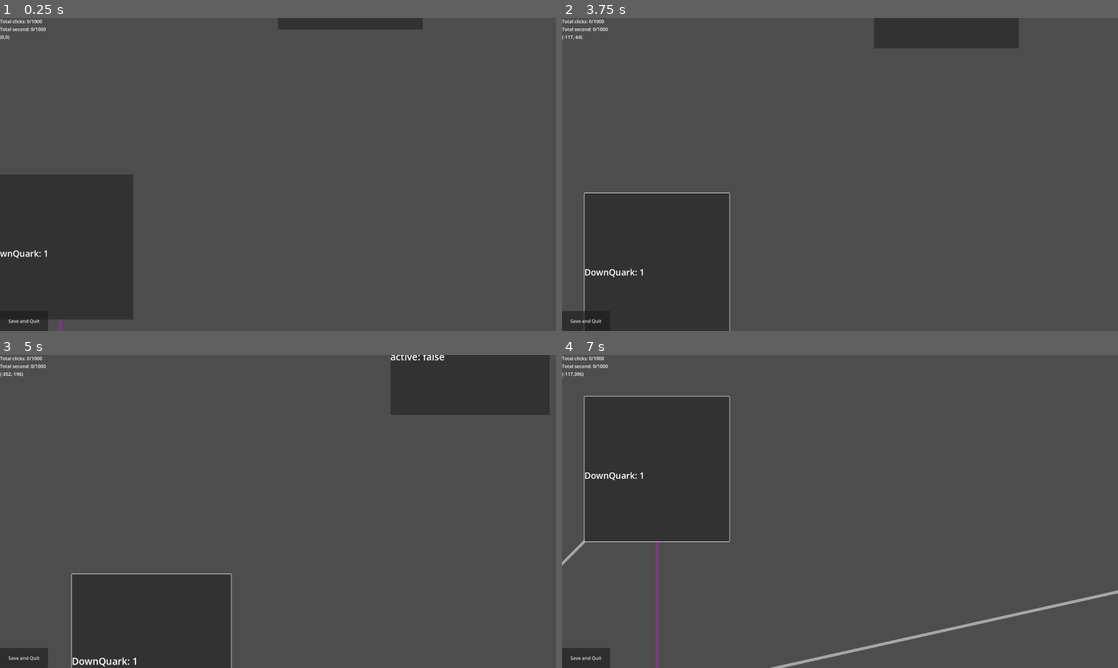
Above: before the commit, frames 1-4 (two rows, left to right).
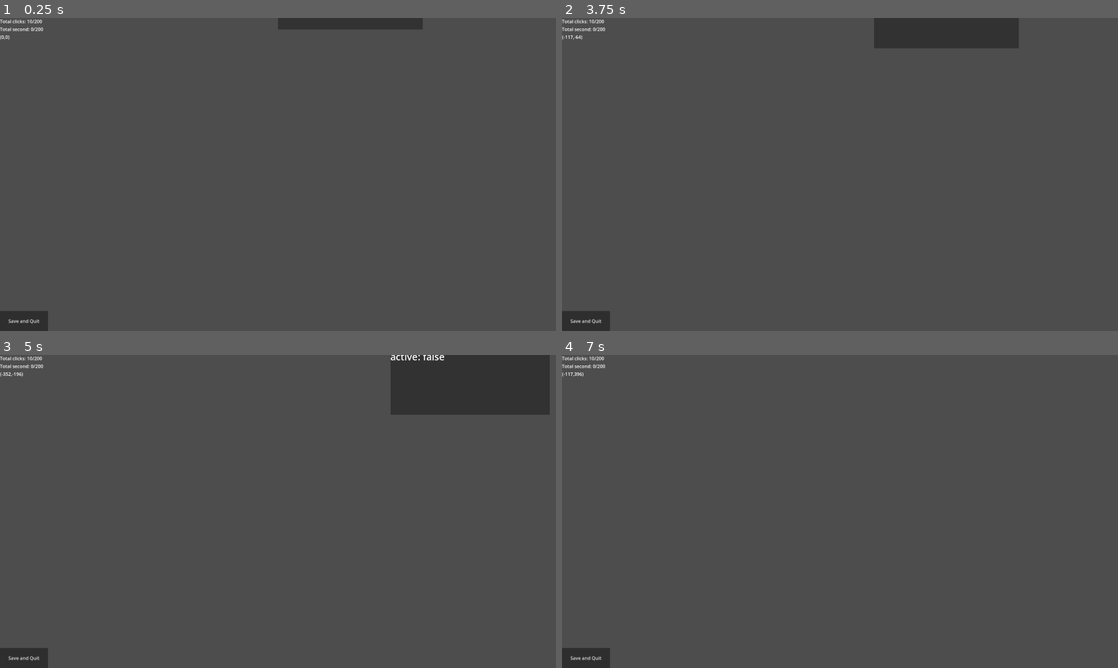
Above: after the commit, the same moments.

Repository: WilliamAHoffman/EmergentUniverse
Game: Godot game, scene res://scenes/root.tscn
Same seed, same stepped clock (60 frames per second), same inputs: the game is played once before the commit and once after it. The engine's default icon, where the game draws it, is replaced by a stand-in: a white triangle on a blue panel in a dark square.
Inputs (mouse positions are in pixels of both pictures, inside the frame that each line leads up to):
- Up to frame 1 (0.25 s): no input
- Up to frame 2 (3.75 s): click (623, 246) at 0.52 s; click (623, 246) at 1.27 s; click (623, 246) at 2.02 s; tap Enter at 2.75 s; move the mouse to (962, 158) at 2.77 s; click (962, 158) at 2.85 s; tap Space at 3.5 s; drag from (728, 190) to (812, 237) at 3.52 s
- Up to frame 3 (5 s): tap Enter at 4.25 s; move the mouse to (333, 442) at 4.27 s; tap Mouse wheel up (wheel_up) at 4.35 s; click (333, 442) at 4.42 s
- Up to frame 4 (7 s): tap Space at 5, 6.5 s; drag from (812, 574) to (673, 464) at 5.02 s; tap Enter at 5.75 s; move the mouse to (1006, 558) at 5.77 s; tap Mouse wheel down (wheel_down) at 5.85 s; click (1006, 558) at 5.92 s; drag from (673, 464) to (756, 433) at 6.52 s

The runs differ from the first frame. In frame 1, 11% of the frame differs, in the area x 0-24%, y 0-100%; in frame 2, 11%; in frame 3, 8.7%; in frame 4, 13%, in the area x 0-100%, y 0-100%.

Commit message:
player data now saves

Diff:
--- a/scripts/global_loaded/player scripts/player.gd
+++ b/scripts/global_loaded/player scripts/player.gd
@@ -3,5 +3,25 @@
 var milestones : Dictionary
 var total_clicks : int
 var total_seconds : int
-var max_clicks = 1000
-var max_seconds = 1000
+var max_clicks : int
+var max_seconds : int
+
+func _ready() -> void:
+	_load_data("res://data/base/player_data.txt")
+	if FileAccess.file_exists("res://data/saves/save_player.txt"):
+		_load_data("res://data/saves/save_player.txt")
+
+func _load_data(filename) -> void:
+	var file = FileAccess.open(filename,FileAccess.READ)
+	while !file.eof_reached():
+		var line = file.get_line()
+		if line != "":
+			var words = line.split("==")
+			if words[0] == "total_clicks":
+				total_clicks = int(words[1])
+			if words[0] == "total_seconds":
+				total_seconds = int(words[1])
+			if words[0] == "max_clicks":
+				max_clicks = int(words[1])
+			if words[0] == "max_seconds":
+				max_seconds = int(words[1])
--- a/scripts/global_loaded/save_script.gd
+++ b/scripts/global_loaded/save_script.gd
@@ -15,7 +15,15 @@
 	_save_resources(filename, resources)
 	_save_bonuses(filename, bonuses)
 	_save_buttons(filename, buttons)
+	_save_player(filename)
 
+
+func _save_player(filename) -> void:
+	var file = FileAccess.open("res://data/saves/" + filename + "_player.txt",FileAccess.WRITE)
+	file.store_string("total_clicks" + dl + str(Player.total_clicks) + "\n")
+	file.store_string("total_seconds" + dl + str(Player.total_seconds) + "\n")
+	file.store_string("max_seconds" + dl + str(Player.max_seconds) + "\n")
+	file.store_string("max_clicks" + dl + str(Player.max_clicks) + "\n")
 
 func _save_resources(filename : String, resources) -> void:
 	var file = FileAccess.open("res://data/saves/" + filename + "_resource.txt",FileAccess.WRITE)
@@ -82,8 +90,10 @@
 
 func _create_saves() -> void:
 	if !FileAccess.file_exists("res://data/saves/save_bonus.txt"):
-		var _file_resource = FileAccess.open("res://data/saves/save_bonus.txt",FileAccess.WRITE)
+		FileAccess.open("res://data/saves/save_bonus.txt",FileAccess.WRITE)
 	if !FileAccess.file_exists("res://data/saves/save_button.txt"):
-		var _file_button = FileAccess.open("res://data/saves/save_button.txt",FileAccess.WRITE)
+		FileAccess.open("res://data/saves/save_button.txt",FileAccess.WRITE)
 	if !FileAccess.file_exists("res://data/saves/save_resource.txt"):
-		var _file_bonus = FileAccess.open("res://data/saves/save_resource.txt",FileAccess.WRITE)
+		FileAccess.open("res://data/saves/save_resource.txt",FileAccess.WRITE)
+	if !FileAccess.file_exists("res://data/saves/save_player.txt"):
+		FileAccess.open("res://data/saves/save_player.txt",FileAccess.WRITE)
Not shown, added: data/base/player_data.txt
Not shown, changed: data/saves/save_button.txt
Not shown, added: data/saves/save_player.txt
Not shown, changed: data/saves/save_resource.txt
